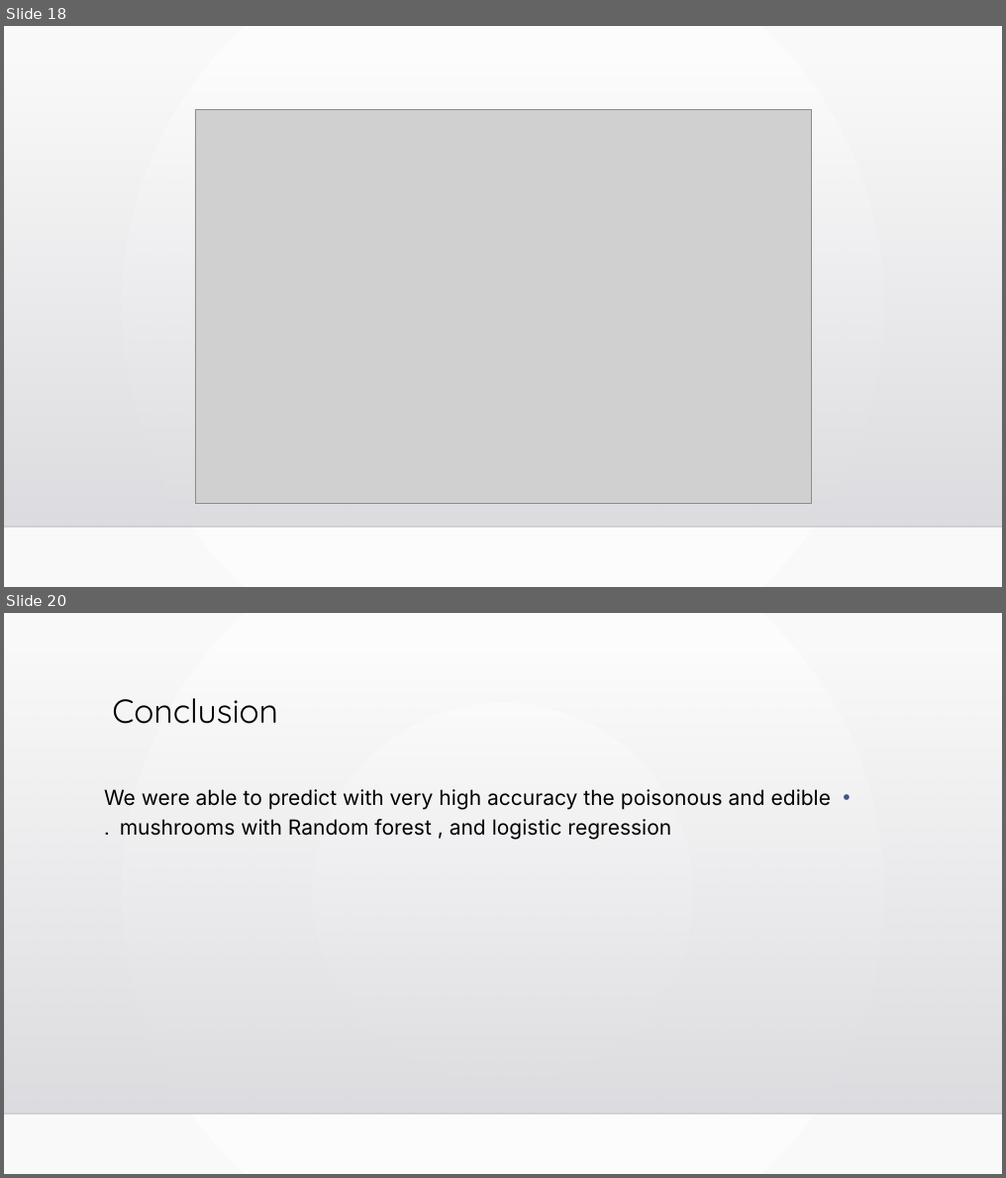
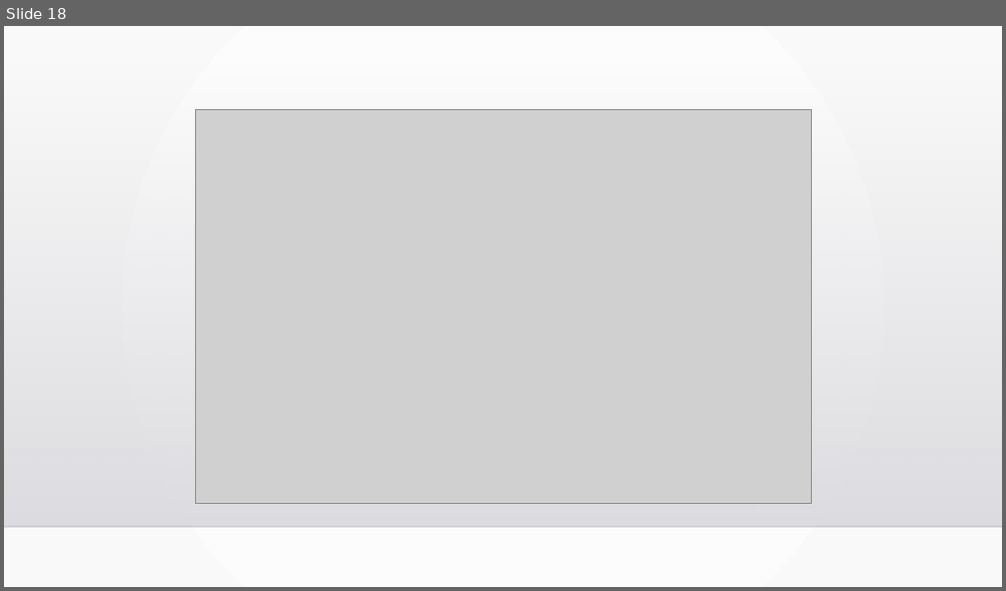
Before and after one commit to Jezahmoud/mushroom, a slide deck: forests_slids .pptx. Shown one above the other, each under a label of ours: slides 18 and 20 before the commit, slide 18 after it; the slides between them are not shown. The pictures are 1006x1178 and 1006x591 pixels, drawn with LibreOffice and Linux fonts; fonts in the diff are those of the drawing; grey boxes stand for pictures; background and template pictures are left out. Boxes give left, top, right and bottom in pixels: in the first picture for what was removed or moved away, otherwise in the second. Text is boxed around its words. In the diff, an @@ line names an element or a change of style, - is before the commit and + after.

```diff
--- a/forests_slids .pptx
+++ b/forests_slids .pptx
@@ slide 20 removed at [4, 613, 1002, 1174], background gradient #FFFFFF to #FAFAFA; not listed: 2 template elements that a slide beside it also shows @@
@@ title removed at [112, 698, 278, 724] @@
-Conclusion
@@ text removed at [104, 789, 831, 840] @@
-• We were able to predict with very high accuracy the poisonous and edible mushrooms with Random forest , and logistic regression .
```
Also in this commit, not shown: 1 slide changed, 1 slide added.
